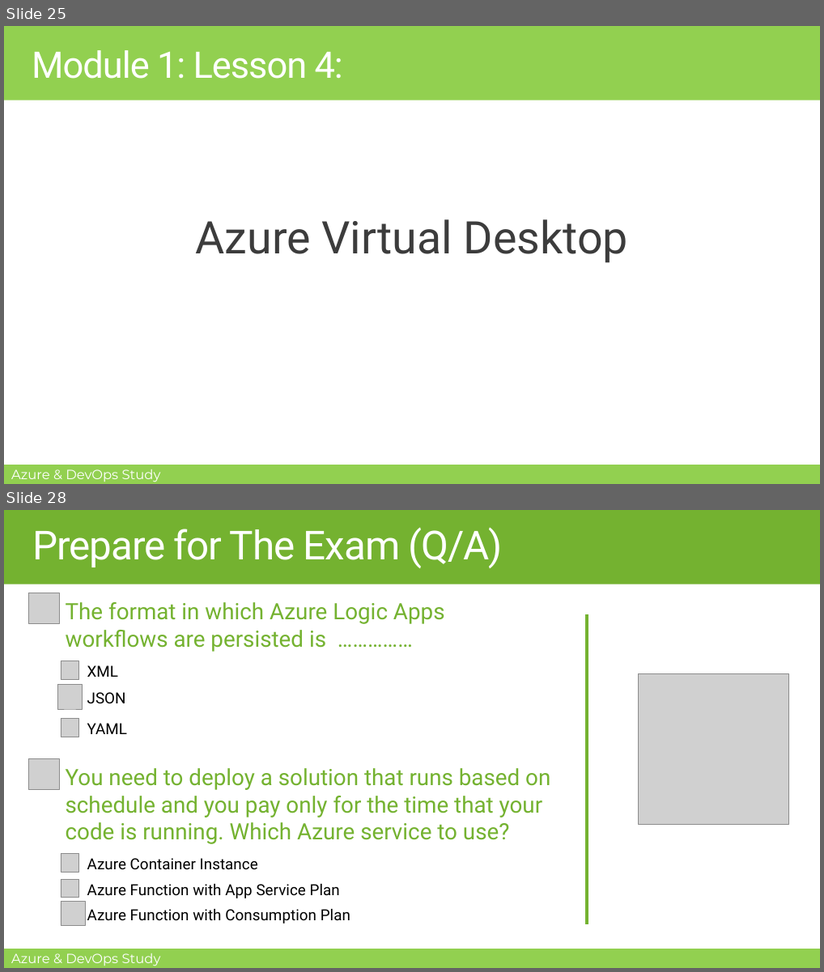
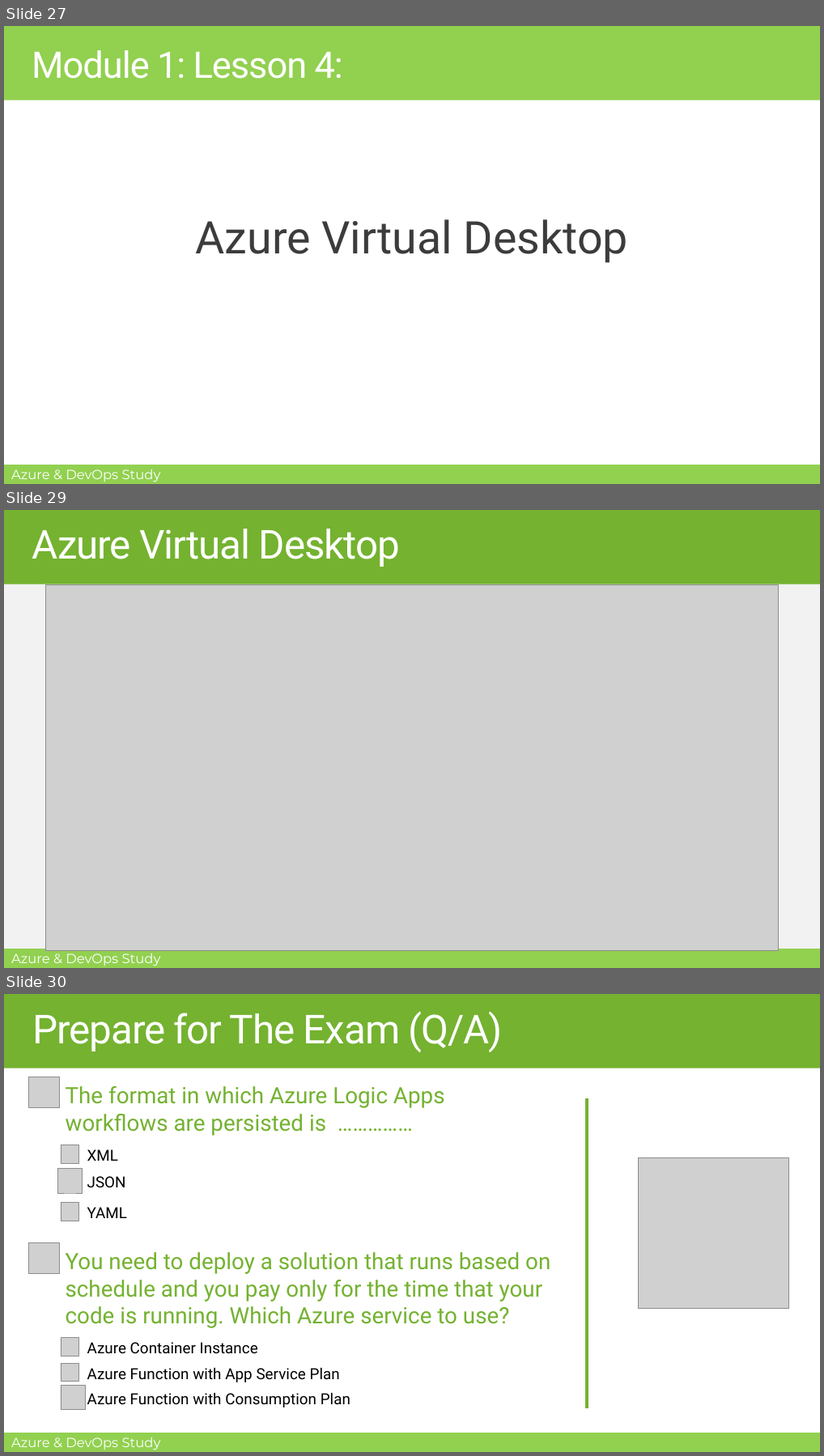
Before and after one commit to MohamedRadwan-DevOps/Azure-DevOps-Study-Group, a slide deck: AZ-900/Module-1/M1-L4-Understanding Azure Container Services, Function and Virtual Desktop.pptx. Shown one above the other, each under a label of ours: slides 25 and 28 before the commit, slides 27, 29 and 30 after it; the slides between them are not shown. The pictures are 824x972 and 824x1456 pixels, drawn with LibreOffice and Linux fonts; fonts in the diff are those of the drawing; grey boxes stand for pictures; background and template pictures are left out. Boxes give left, top, right and bottom in pixels: in the first picture for what was removed or moved away, otherwise in the second. Text is boxed around its words. In the diff, an @@ line names an element or a change of style, - is before the commit and + after.

```diff
--- a/AZ-900/Module-1/M1-L4-Understanding Azure Container Services, Function and Virtual Desktop.pptx
+++ b/AZ-900/Module-1/M1-L4-Understanding Azure Container Services, Function and Virtual Desktop.pptx
@@ slide 29 added at (x1=4, y1=510, x2=820, y2=968), background #F2F2F2; not listed: 3 template elements that a slide beside it also shows @@
@@ text added at (x1=32, y1=529, x2=400, y2=567), 48 pt, text #FFFFFF @@
+Azure Virtual Desktop
@@ picture added at (x1=45, y1=585, x2=779, y2=952) @@
@@ what was slide 25 is now slide 27 @@
@@ what was slide 28 is now slide 30 @@
```
Also in this commit, not shown: 12 slides changed, 2 other slides added, 1 slide removed.
